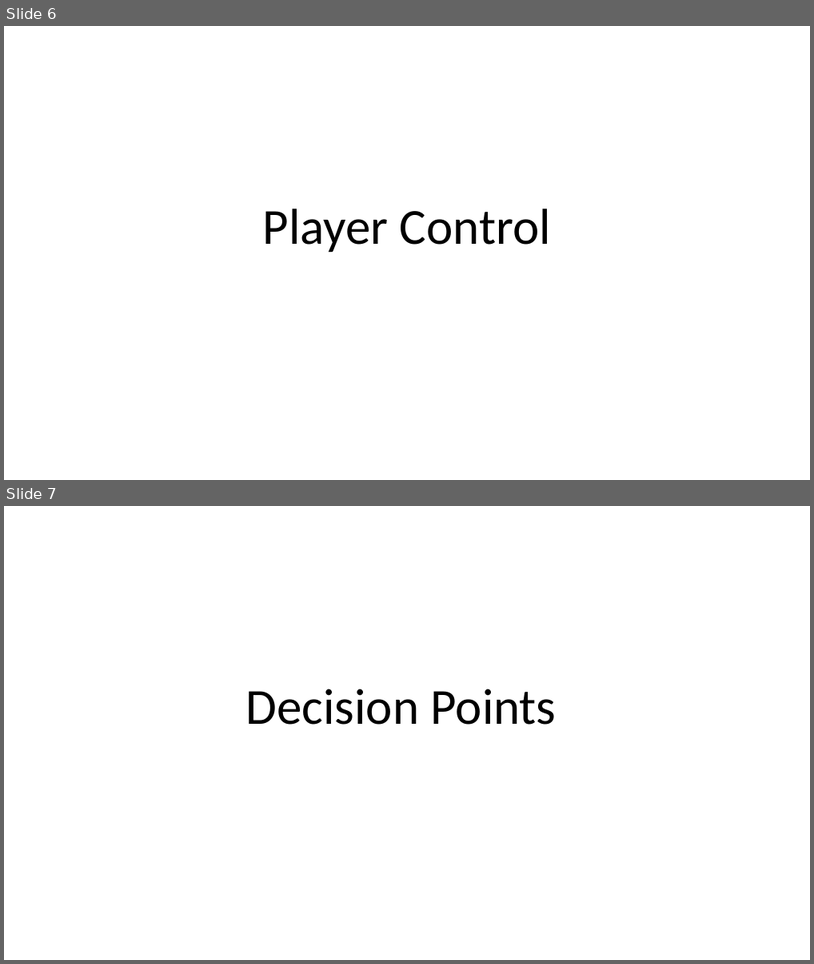
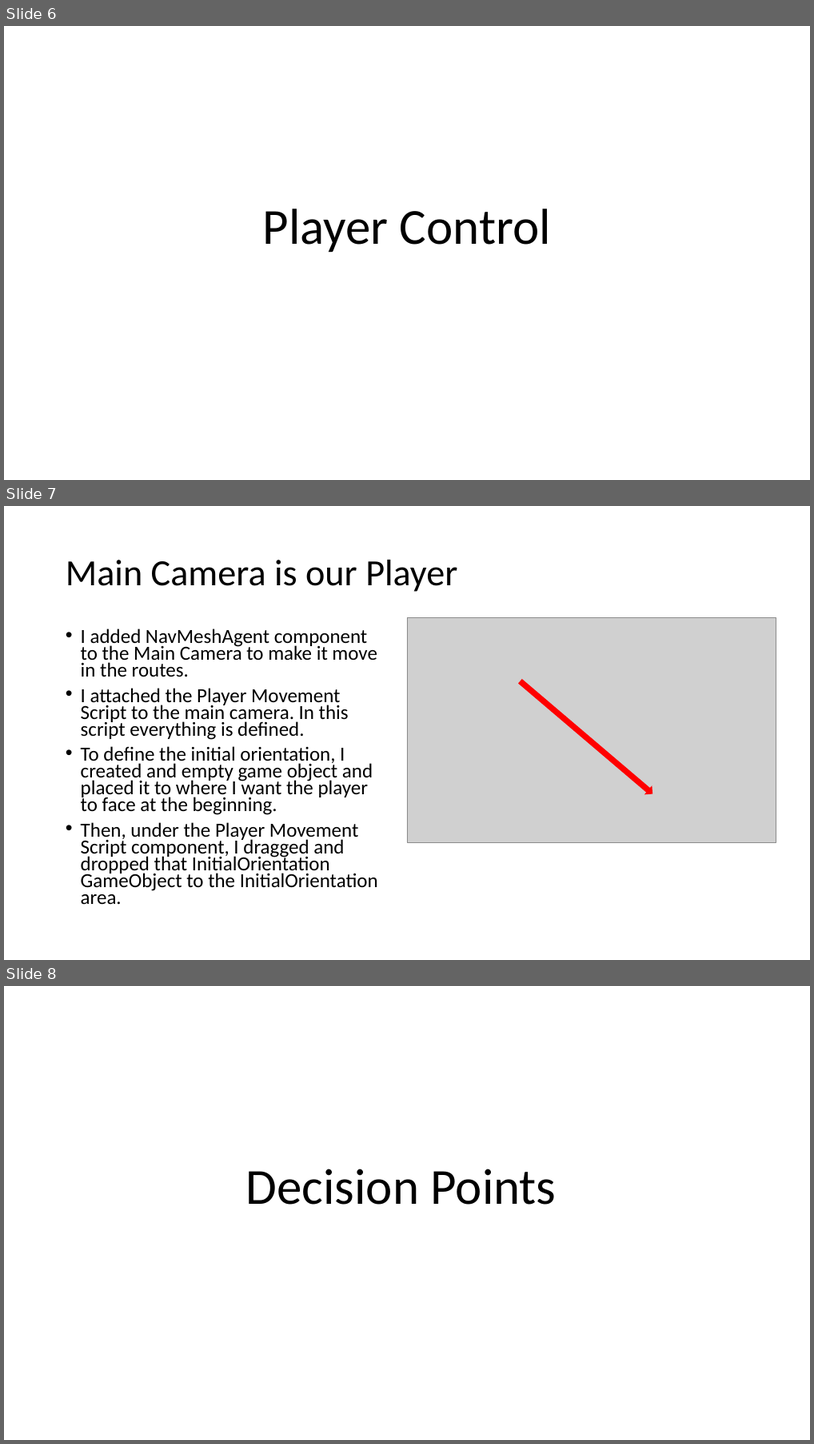
Before and after one commit to haticededetas/Experiment-1, a slide deck: Route_Following/Explanations.pptx. Shown one above the other, each under a label of ours: slides 6 and 7 before the commit, slides 6, 7 and 8 after it. The pictures are 814x964 and 814x1444 pixels, drawn with LibreOffice and Linux fonts; fonts in the diff are those of the drawing; grey boxes stand for pictures. Boxes give left, top, right and bottom in pixels: in the first picture for what was removed or moved away, otherwise in the second. Text is boxed around its words. In the diff, an @@ line names an element or a change of style, - is before the commit and + after.

```diff
--- a/Route_Following/Explanations.pptx
+++ b/Route_Following/Explanations.pptx
@@ slide 7 added at [4,506,810,960], background #FFFFFF @@
@@ title added at [66,560,458,592], 44 pt, text #000000 @@
+Main Camera is our Player
@@ picture added at [407,618,777,842] @@
@@ text added at [81,628,378,904], 23.8 pt, text #000000 @@
+• I added NavMeshAgent component to the Main Camera to make it move in the routes.
+• I attached the Player Movement Script to the main camera. In this script everything is defined.
+• To define the initial orientation, I created and empty game object and placed it to where I want the player to face at the beginning.
+• Then, under the Player Movement Script component, I dragged and dropped that InitialOrientation GameObject to the InitialOrientation area.
@@ down arrow added at [517,677,657,799], fill #FF0000 @@
@@ what was slide 7 is now slide 8 @@
```
Also in this commit, not shown: 9 other slides added, 16 other files.
